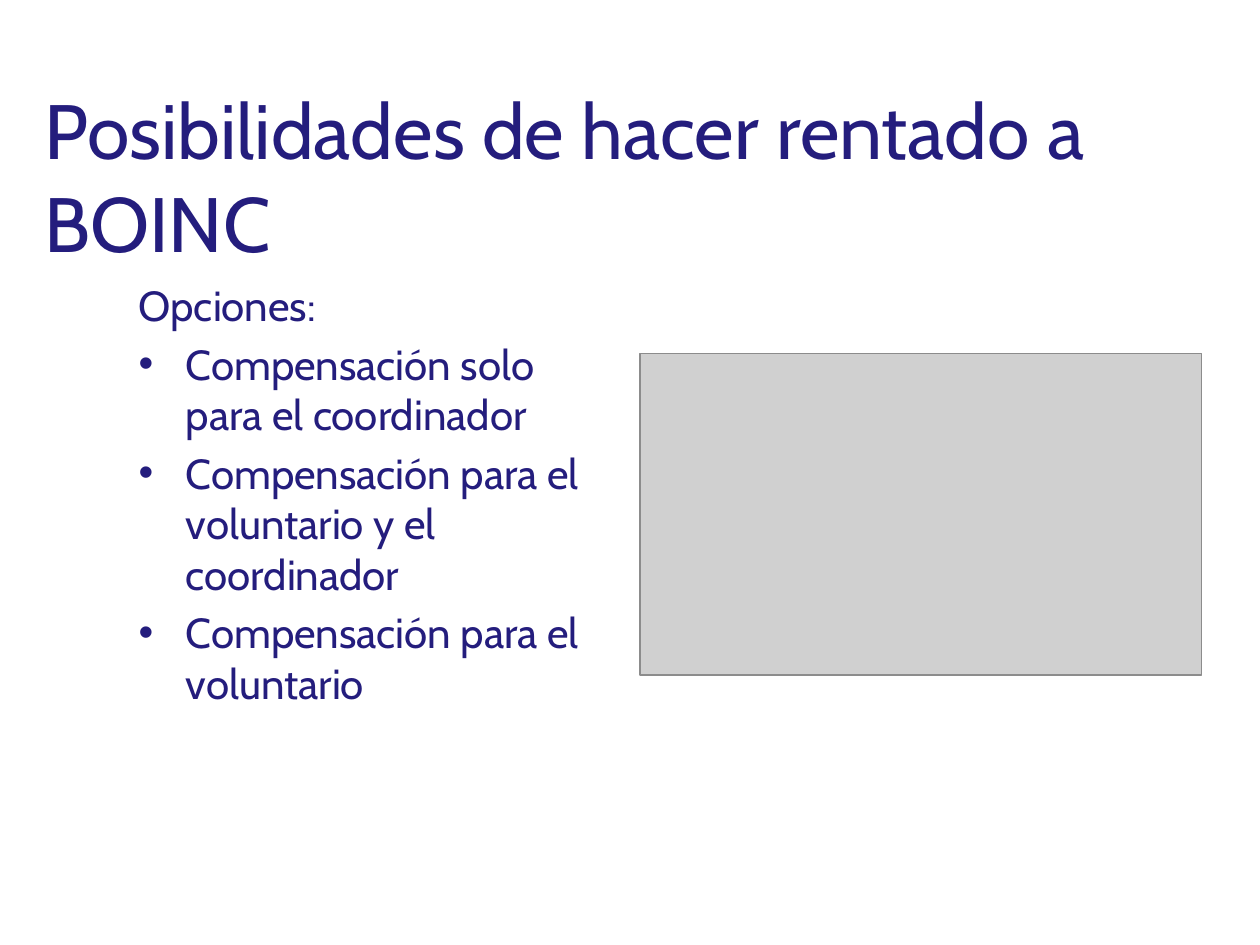
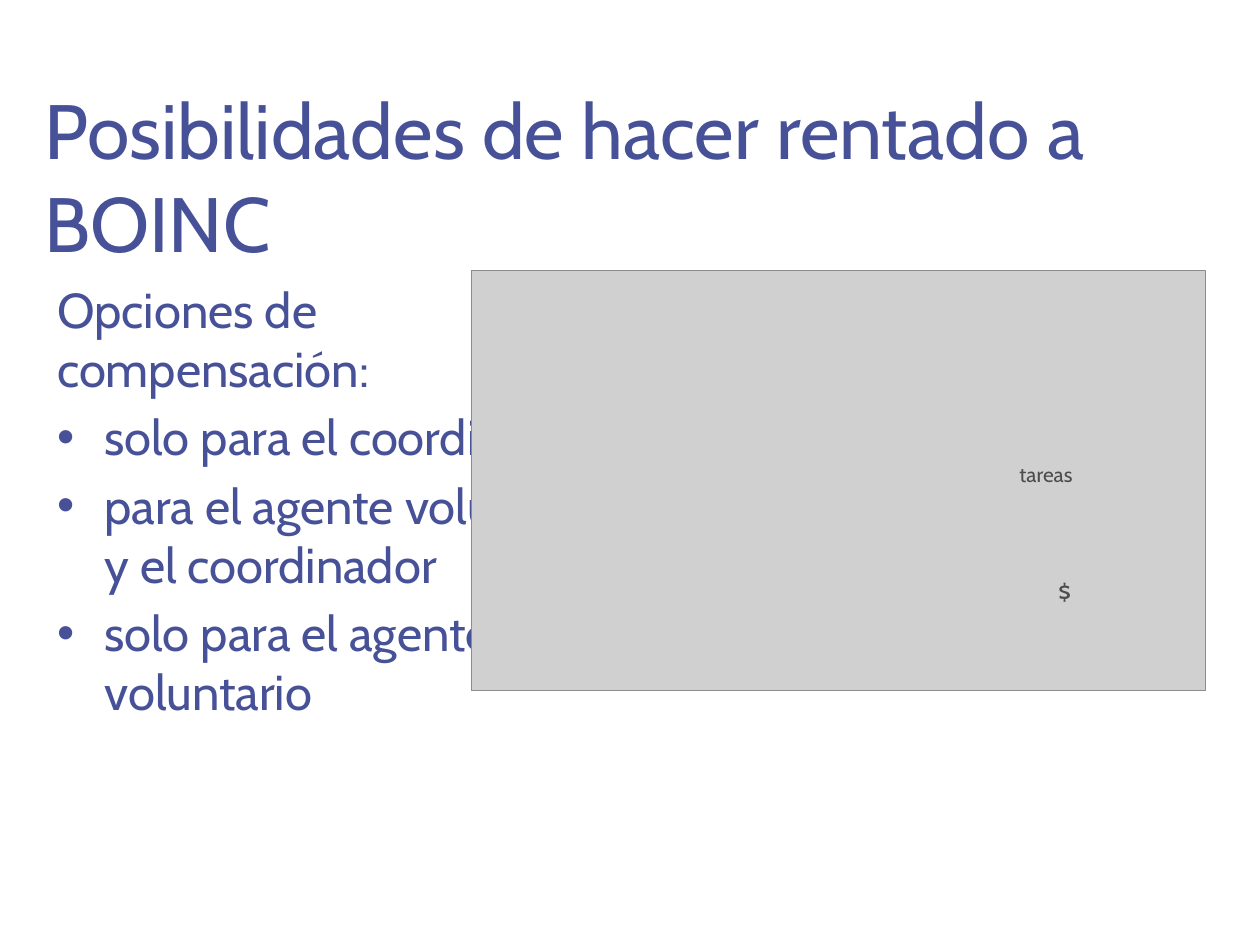
Before and after one commit to DesignJuggler/fasdkfjhasdlkjfhasldkjhfalsjdfasdf, a slide deck: slide 21 of TFI_Jorge_Sanchez_Presentacion.pptx (slide 28 before the commit). Drawn at 1260x945 pixels with LibreOffice and Linux fonts; fonts in the diff are those of the drawing; grey boxes stand for pictures; background and template pictures are left out. Boxes give left, top, right and bottom in pixels: in the first picture for what was removed or moved away, otherwise in the second. Text is boxed around its words. In the diff, an @@ line names an element or a change of style, - is before the commit and + after.

```diff
--- a/TFI_Jorge_Sanchez_Presentacion.pptx
+++ b/TFI_Jorge_Sanchez_Presentacion.pptx
@@ title "Posibilidades de hacer rentado a ..." at (x1=44, y1=101, x2=1084, y2=253): text colour #241D7D to #475197 @@
@@ text at (x1=57, y1=291, x2=613, y2=711): text changed; size 24 to 28 pt; text colour #241D7D to #475197 @@
-Opciones:
-• Compensación solo para el coordinador
-• Compensación para el voluntario y el coordinador
-• Compensación para el voluntario
+Opciones de compensación:
+• solo para el coordinador
+• para el agente voluntario y el coordinador
+• solo para el agente voluntario
@@ picture resized from (x1=640, y1=354, x2=1202, y2=675) to (x1=471, y1=271, x2=1206, y2=692) @@
@@ text added at (x1=1019, y1=469, x2=1072, y2=482), 12 pt, text #4D4D4D @@
+tareas
@@ text added at (x1=1046, y1=571, x2=1085, y2=614), 14 pt, text #4D4D4D @@
+$
```
Also in this commit, not shown: 20 other slides changed, 4 slides added, 10 slides removed.
